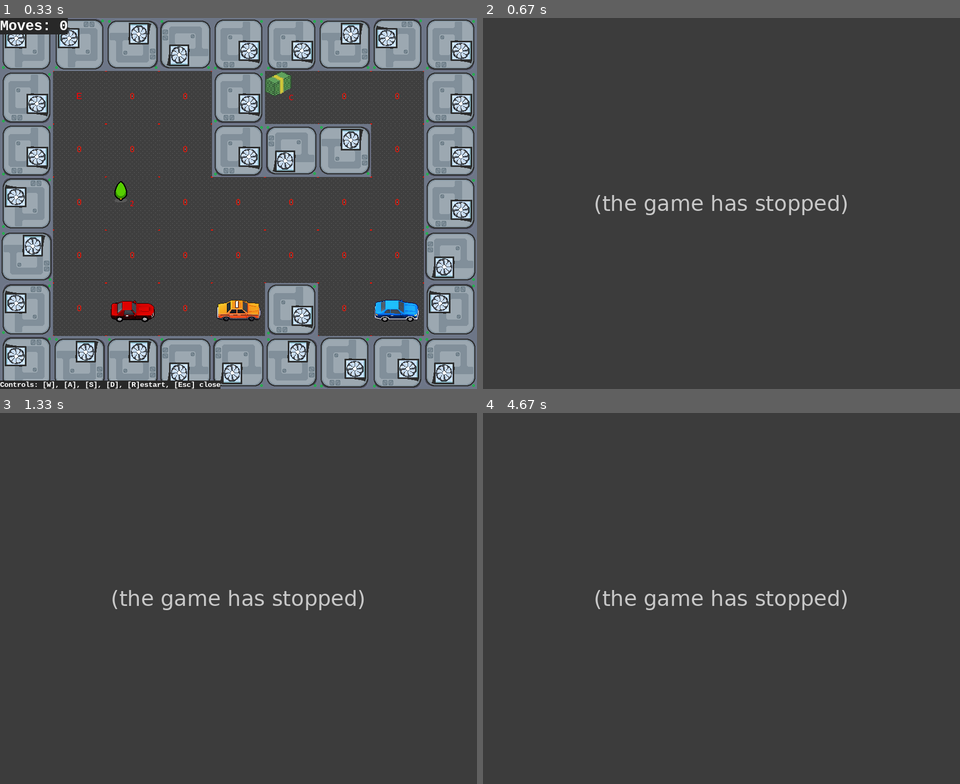
Above: before the commit, frames 1-4 (two rows, left to right).
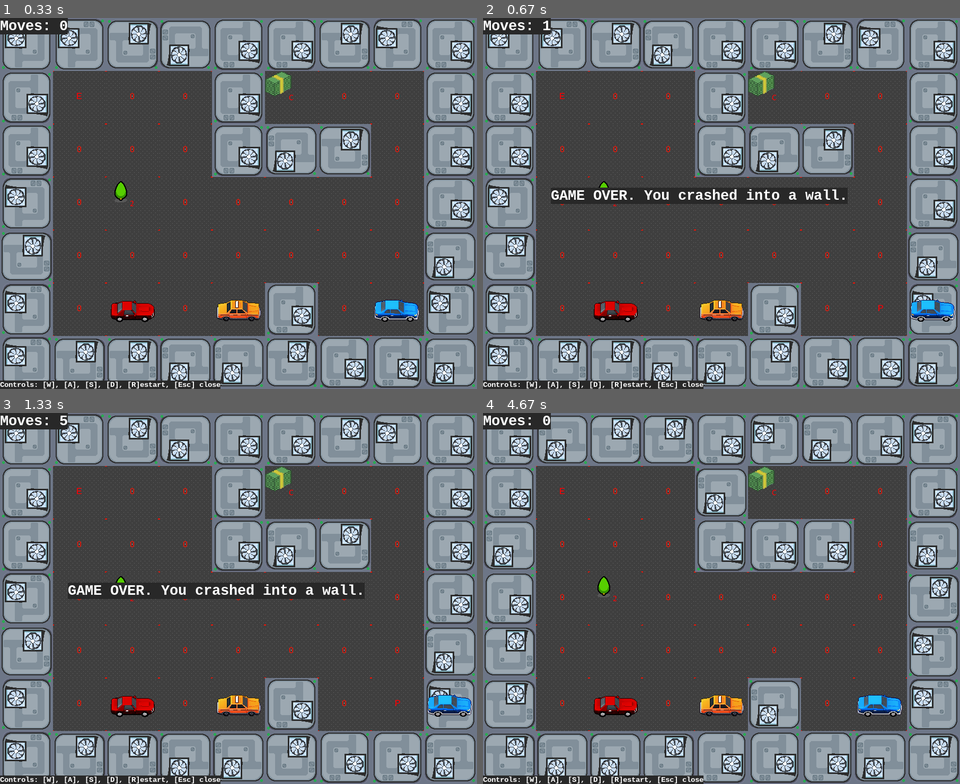
Above: after the commit, the same moments.

Repository: TOXYGENCY/2d_pygame
Game: pygame game, started from main.py
Same seed, same stepped clock (60 frames per second), same inputs: the game is played once before the commit and once after it.
Inputs:
- Up to frame 1 (0.33 s): no input
- Up to frame 2 (0.67 s): hold Right from 0.33 s (still down)
- Up to frame 3 (1.33 s): release Right at 0.8 s; hold Up 0.83-1.18 s
- Up to frame 4 (4.67 s): hold Right 1.72-2.18 s; hold Left 2.78-3.32 s; hold Down 3.83-4.28 s; tap R at 4.32 s

Frame 1 is identical in both runs. In frame 2, 69% of the frame differs, in the area x 0-100%, y 0-100%; in frame 3, 69%; in frame 4, 70%.
Before the commit the program exited at 0.33 s; later frames show no game.

Commit message:
фиксы прохождений сквозь стены сущностями (больше проверок на пригодность следующих клеток для перемещения)

Diff:
--- a/entities.py
+++ b/entities.py
@@ -33,6 +33,7 @@
         self.entity = None
         self.assign_entity()
         self.occupied = False
+        self.booked = False
         self.refresh_occupation()
 
     # Автоназначение спрайта по символьному коду её типа
@@ -228,39 +229,60 @@
                 x += 1
             y += 1
 
+    # Проверка, доступна ли клетка для сущности
+    def is_tile_available_for_entity(self, tile: Tile) -> bool:
+        return tile is not None and (
+            not tile.occupied
+            and not tile.booked
+            and tile.type_code not in "12EC"
+        )
+
     # Рассчитать клетки для перемещения сущности
     def calc_next_tiles(
         self,
-        entity: Entity,
         this_tile: Tile,
     ):
+        # список доступных направлений
         directions = list(v.DIRECTIONS.values())
+        directions.remove((0, 0))
         random.shuffle(directions)
+
+        # поиск первой доступной клетки
         next_tile = None
-        i = 0
-        while i < len(directions) and (
-            next_tile is None or next_tile.occupied
+        i1 = 0
+        while i1 < len(directions) and not (
+            self.is_tile_available_for_entity(next_tile)
         ):
-            # print(f"Considering next_direction = {directions[i]}")
-            next_direction = directions[i]
+            next_direction = directions[i1]
             next_tile = self.get_tile(
                 this_tile.x + next_direction[0],
                 this_tile.y + next_direction[1],
             )
-            i += 1
-
+            i1 += 1
+
+        # поиск второй доступной клетки
         random.shuffle(directions)
         next_tile2 = None
-        i = 0
-        while i < len(directions) and (
-            next_tile2 is None or next_tile2.occupied
+        i2 = 0
+        while i2 < len(directions) and not (
+            self.is_tile_available_for_entity(next_tile2)
         ):
-            next_direction2 = directions[i]
+            next_direction2 = directions[i2]
             next_tile2 = self.get_tile(
                 next_tile.x + next_direction2[0],
                 next_tile.y + next_direction2[1],
             )
-            i += 1
+            i2 += 1
+
+        if i1 == len(directions) and not self.is_tile_available_for_entity(
+            next_tile
+        ):
+            next_tile = None
+
+        if i2 == len(directions) and not self.is_tile_available_for_entity(
+            next_tile2
+        ):
+            next_tile2 = None
 
         return next_tile, next_tile2, next_direction, next_direction2
 
@@ -273,21 +295,31 @@
         this_tile = self.get_tile(entity.tile.x, entity.tile.y)
 
         # если уже определена след. клетка - используем
-        if entity.next_tile:
+        if entity.next_tile and self.is_tile_available_for_entity(
+            entity.next_tile
+        ):
             next_tile = entity.next_tile
             next_tile2, _, entity.next_direction, _ = self.calc_next_tiles(
-                entity, next_tile
+                next_tile
             )
         else:
             next_tile, next_tile2, _, entity.next_direction = (
-                self.calc_next_tiles(entity, this_tile)
-            )
-
-        this_tile.clear_entity()
-        next_tile.assign_entity(entity)
-        entity.tile = next_tile
-        entity.next_tile = next_tile2
-        entity.set_next_direction_sprite(entity.next_direction)
+                self.calc_next_tiles(this_tile)
+            )
+
+        if self.is_tile_available_for_entity(
+            next_tile
+        ) and self.is_tile_available_for_entity(next_tile2):
+            this_tile.clear_entity()
+            next_tile.assign_entity(entity)
+            entity.tile = next_tile
+            entity.next_tile = next_tile2
+            entity.set_next_direction_sprite(entity.next_direction)
+
+        elif self.is_tile_available_for_entity(next_tile):
+            this_tile.clear_entity()
+            next_tile.assign_entity(entity)
+            entity.tile = next_tile
 
     # перемещение игрока. direction: (x, y) но с перевернутым y
     def move_player(self, direction: tuple[int, int]):
--- a/main.py
+++ b/main.py
@@ -125,7 +125,6 @@
                     direction = (0, 1)
                 elif key[pg.K_d] or key[pg.K_RIGHT]:
                     direction = (1, 0)
-                    2 / 0
             level.move_player(direction)
 
             if key[pg.K_r]:
--- a/vars.py
+++ b/vars.py
@@ -12,7 +12,7 @@
 
 DEFAULT_TICK_RATE = 6
 # ENTITY_MOVE_RATE = DEFAULT_TICK_RATE * 0.5
-ENTITY_MOVE_RATE = 6
+ENTITY_MOVE_RATE = 3
 entity_move_timer = 0
 tick_rate = DEFAULT_TICK_RATE
 
